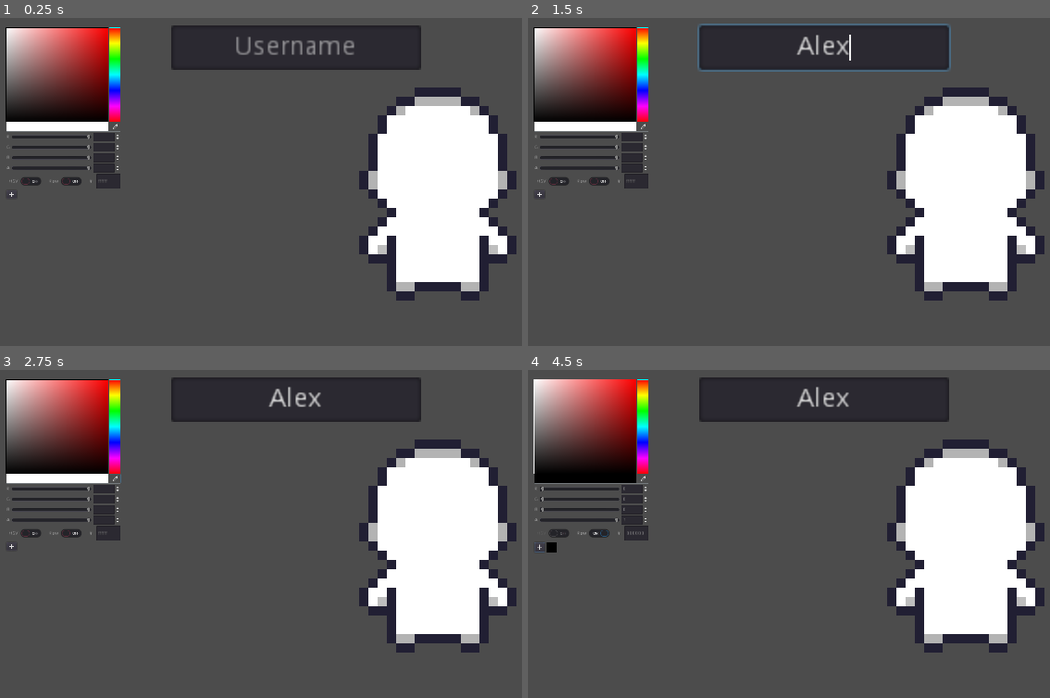
Above: before the commit, frames 1-4 (two rows, left to right).
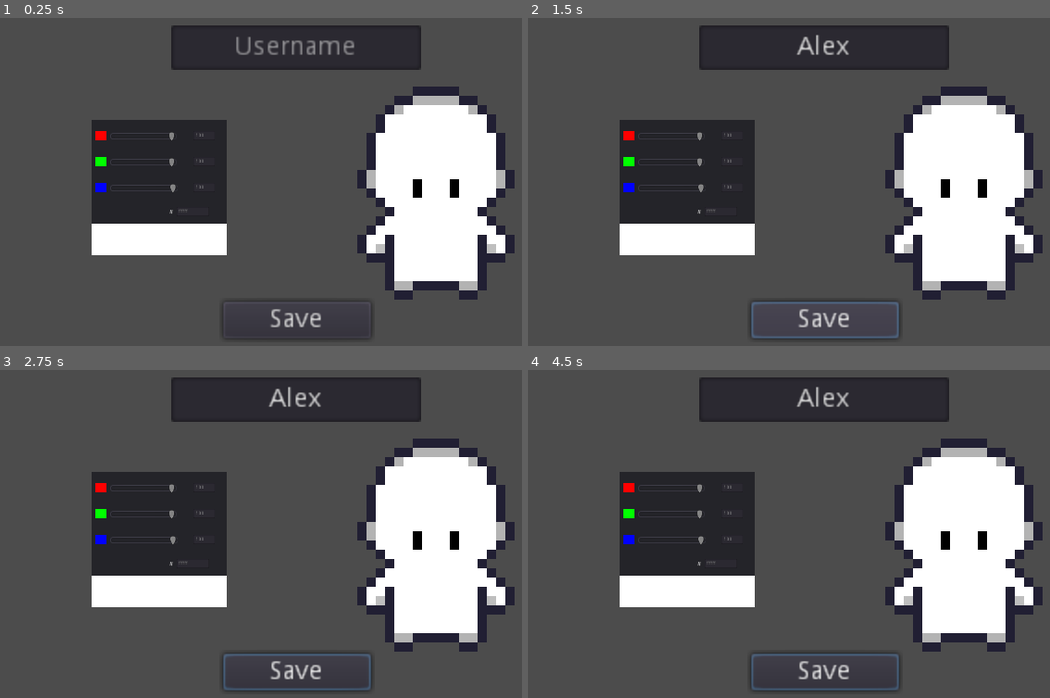
Above: after the commit, the same moments.

Repository: JosephLund/WizardRPG
Game: Godot game, scene res://UI/CharacterSelecter/CharacterChanger.tscn
Two runs of this game, one before a commit and one after it. Both use one fixed random seed, a clock stepped at 60 frames per second and the inputs below. This scene is started directly instead of the project's main scene.
Inputs (mouse positions are in pixels of both pictures, inside the frame that each line leads up to):
- Up to frame 1 (0.25 s): no input
- Up to frame 2 (1.5 s): click (825, 47) at 0.52 s; type "Alex" at 0.6 s; click (825, 319) at 1.25 s, where only the run after the commit has a clickable "Save"
- Up to frame 3 (2.75 s): click (114, 478) at 2.02 s
- Up to frame 4 (4.5 s): click (554, 534) at 2.75 s, where only the run before the commit has a clickable "HSV"; click (595, 534) at 3.5 s, where only the run before the commit has a clickable "Raw"; click (538, 547) at 4.27 s

The runs differ from the first frame. In frame 1, 19% of the frame differs, in the area x 1-99%, y 2-99%; in frame 2, 20%, in the area x 1-99%, y 1-99%; in frame 3, 19%; in frame 4, 20%.

Commit message:
Added ability to save to database

Diff:
--- /dev/null
+++ b/UI/CharacterSelecter/CharacterChanger.gd
@@ -0,0 +1,11 @@
+extends Control
+
+onready var baseBody = $BaseBody
+onready var colorPicker = $ColorPicker
+
+func _ready():
+	pass
+
+
+func _on_Color_Picker_color_selected():
+	baseBody.self_modulate = colorPicker.currentPickerColor
--- a/UI/CharacterSelecter/CharacterChanger.tscn
+++ b/UI/CharacterSelecter/CharacterChanger.tscn
@@ -1,6 +1,9 @@
-[gd_scene load_steps=4 format=2]
+[gd_scene load_steps=7 format=2]
 
 [ext_resource path="res://Player/newPlayer/playerSkinPortrait.png" type="Texture" id=1]
+[ext_resource path="res://UI/CharacterSelecter/CharacterChanger.gd" type="Script" id=2]
+[ext_resource path="res://UI/Custom/ColorPicker.tscn" type="PackedScene" id=3]
+[ext_resource path="res://Player/newPlayer/playerEyesPortrait.png" type="Texture" id=4]
 
 [sub_resource type="Shader" id=1]
 code = "shader_type canvas_item;
@@ -40,15 +43,21 @@
 shader_param/NEWCOLOR3 = null
 
 [node name="CharacterChanger" type="Control"]
+script = ExtResource( 2 )
 __meta__ = {
 "_edit_use_anchors_": false
 }
 
 [node name="BaseBody" type="Sprite" parent="."]
 material = SubResource( 2 )
-position = Vector2( 241.16, 90.6119 )
+position = Vector2( 240, 90 )
 scale = Vector2( 5, 5 )
 texture = ExtResource( 1 )
+
+[node name="Eyes" type="Sprite" parent="."]
+position = Vector2( 240, 90 )
+scale = Vector2( 5, 5 )
+texture = ExtResource( 4 )
 
 [node name="Username" type="LineEdit" parent="."]
 margin_left = 97.0797
@@ -61,9 +70,16 @@
 "_edit_use_anchors_": false
 }
 
-[node name="ColorPicker" type="ColorPicker" parent="."]
-margin_left = 4.0
-margin_top = 4.0
-margin_right = 312.0
-margin_bottom = 466.0
-rect_scale = Vector2( 0.2, 0.2 )
+[node name="ColorPicker" parent="." instance=ExtResource( 3 )]
+margin_left = 53.9391
+margin_top = 57.8951
+margin_right = 126.939
+margin_bottom = 130.895
+
+[node name="Button" type="Button" parent="."]
+margin_left = 125.0
+margin_top = 156.0
+margin_right = 205.0
+margin_bottom = 176.0
+text = "Save"
+[connection signal="color_selected" from="ColorPicker" to="." method="_on_Color_Picker_color_selected"]
--- a/UI/MainMenu/MainMenu.tscn
+++ b/UI/MainMenu/MainMenu.tscn
@@ -103,7 +103,7 @@
 [node name="AnimatedSprite" type="AnimatedSprite" parent="LeftTorch"]
 position = Vector2( 90.9156, 122.914 )
 frames = SubResource( 13 )
-frame = 3
+frame = 4
 playing = true
 
 [node name="Light2D" type="Light2D" parent="LeftTorch"]
@@ -117,7 +117,7 @@
 [node name="AnimatedSprite" type="AnimatedSprite" parent="RightTorch2"]
 position = Vector2( 237.791, 123.701 )
 frames = SubResource( 13 )
-frame = 3
+frame = 4
 playing = true
 
 [node name="Light2D" type="Light2D" parent="RightTorch2"]
Binary file added: Player/newPlayer/playerEyesPortrait.png
Not shown, added: Player/newPlayer/playerEyesPortrait.png.import
